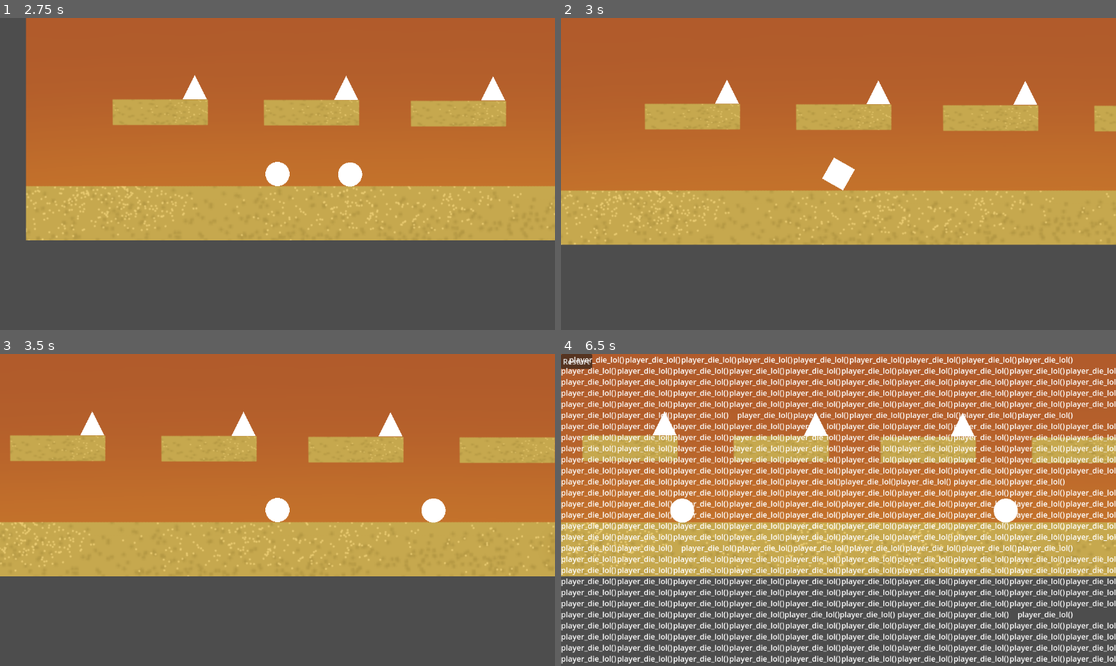
Above: before the commit, frames 1-4 (two rows, left to right).
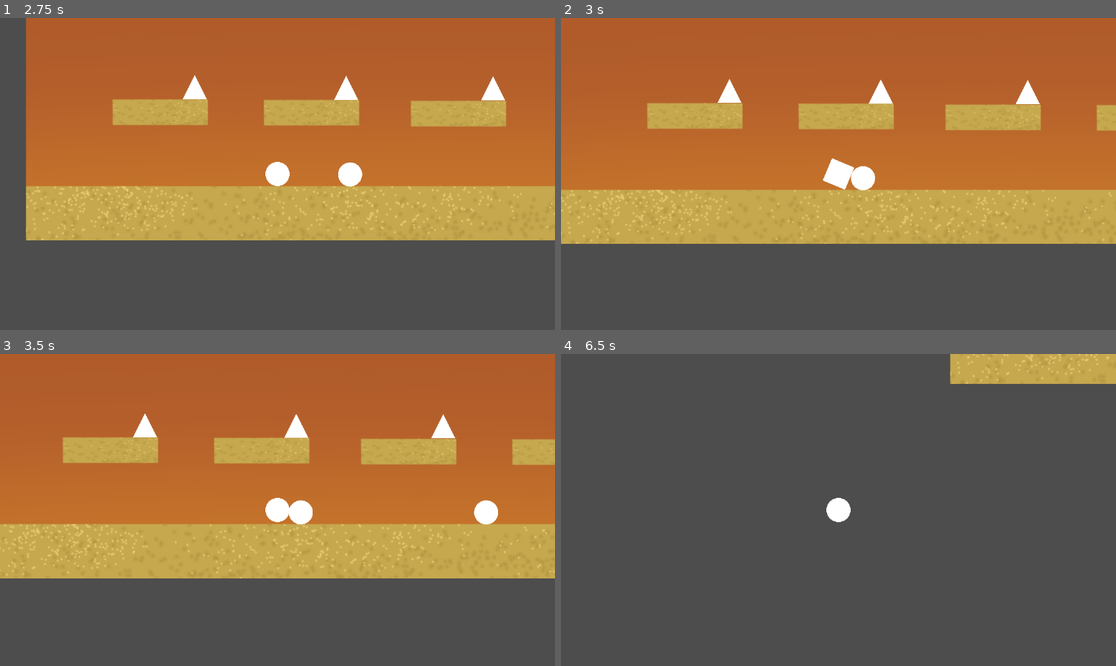
Above: after the commit, the same moments.

Repository: vmaye002-debug/shape-shifter
Game: Godot game, scene res://Level2.tscn
The game is run twice, just before and just after one commit, with the same random seed, the same clock (stepped at 60 frames per second) and the same inputs. This scene is started directly instead of the project's main scene.
Inputs (mouse positions are in pixels of both pictures, inside the frame that each line leads up to):
- Up to frame 1 (2.75 s): hold D (right) 0.53-1.28 s; hold 3 (circle) 0.53-1.28 s; hold A (left) 1.28-2.03 s; tap 3 (circle) at 1.35, 2.3 s; hold D (right) from 2.03 s (still down); hold Space (space) from 2.03 s (still down)
- Up to frame 2 (3 s): keep holding D (right); release Space (space) at 2.78 s; tap 1 (square) at 2.85 s
- Up to frame 3 (3.5 s): keep holding D (right); tap 3 (circle) at 3.05 s
- Up to frame 4 (6.5 s): release D (right) at 3.53 s; hold A (left) 3.53-4.25 s; hold 2 (triangle) 3.53-4.25 s; tap 3 (circle) at 3.8 s; click (577, 360) at 4.25 s, where only the run before the commit has a clickable "Restart"; click (577, 360) at 5 s, where only the run before the commit has a clickable "Restart"; click (577, 360) at 5.75 s, where only the run before the commit has a clickable "Restart"

Frame 1 is identical in both runs. In frame 2, 2.6% of the frame differs, in the area x 0-100%, y 19-73%; in frame 3, 9.7%; in frame 4, 79%, in the area x 0-100%, y 0-100%.

Commit message:
circle collision not working

Diff:
--- a/Circle Enemy/circle_enemy.gd
+++ b/Circle Enemy/circle_enemy.gd
@@ -15,7 +15,8 @@
 	pass
 
 
-func _on_area_2d_body_entered(body: Node2D) -> void:
+func _on_area_2d_body_entere122d(body: Node2D) -> void:
+	print(body)
 	if body.state_now == "S":
 		queue_free()
 	else:
